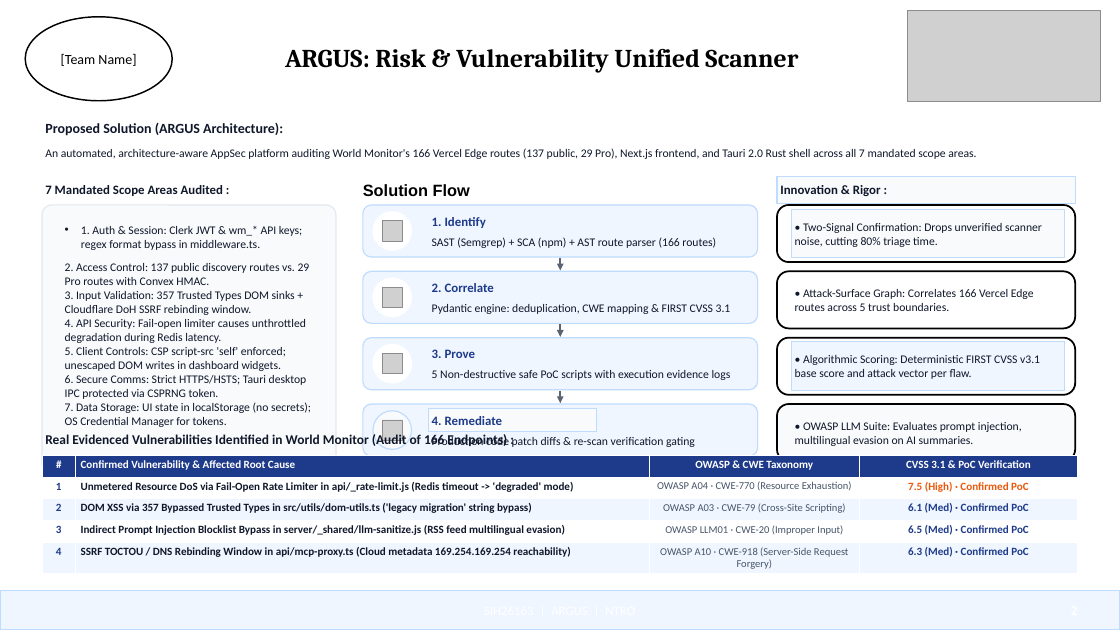
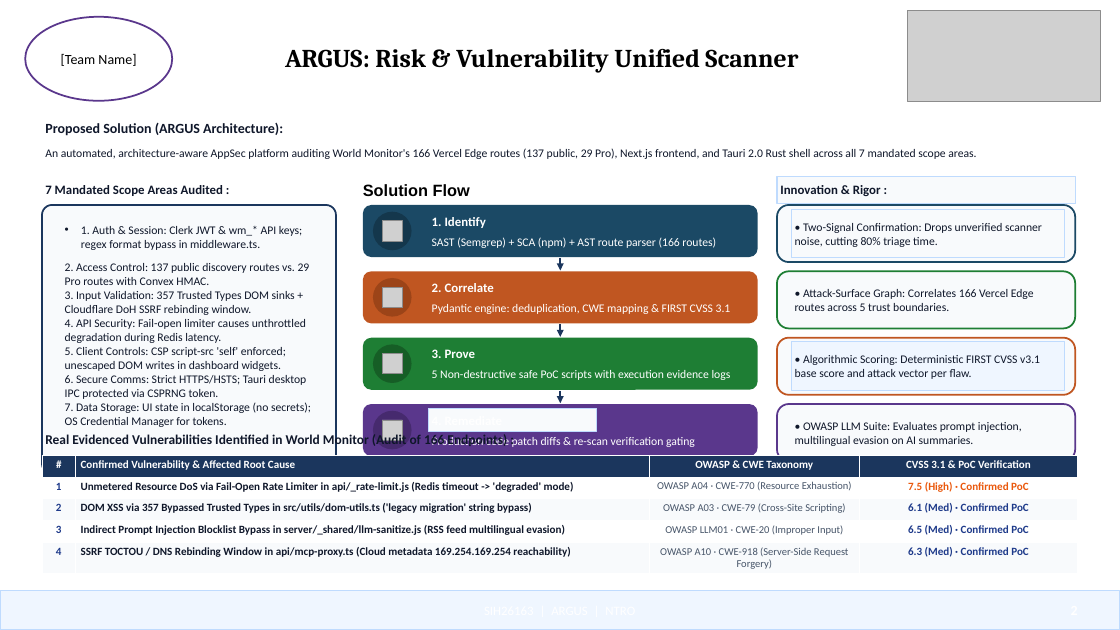
Before and after one commit to princeyadaviiit/argus-world-monitor, a slide deck: slide 2 of SIH26163_ARGUS_Idea_PPT_Color.pptx. Drawn at 1120x630 pixels with LibreOffice and Linux fonts; fonts in the diff are those of the drawing; grey boxes stand for pictures. Boxes give left, top, right and bottom in pixels: in the first picture for what was removed or moved away, otherwise in the second. Text is boxed around its words. In the diff, an @@ line names an element or a change of style, - is before the commit and + after.

Commit message:
style: apply rich reference image solid background box colors and high-contrast typography across all slides

```diff
--- a/SIH26163_ARGUS_Idea_PPT_Color.pptx
+++ b/SIH26163_ARGUS_Idea_PPT_Color.pptx
@@ ellipse at (25,17,172,101): outline #000000 1.25 pt to #5A378C 1.5 pt @@
@@ rounded rectangle at (42,205,336,474): outline #E2E8F0 1 pt to #1B365D 1.5 pt @@
@@ rounded rectangle at (363,205,758,257): fill #EFF6FF to #1B4965; outline #BFDBFE 1 pt to none @@
@@ rounded rectangle at (777,205,1075,262): fill #FFFFFF to #F8FAFC; outline #000000 1.5 pt to #1B4965 1.5 pt @@
@@ ellipse at (373,212,412,250): fill #FFFFFF to #14374C; outline #FFFFFF 1 pt to none @@
@@ arrow (560, 258) - (560, 271): stroke #5B6472 1.75 pt to #1B365D 2 pt @@
@@ rounded rectangle at (363,271,758,323): fill #EFF6FF to #C05621; outline #BFDBFE 1 pt to none @@
@@ ellipse at (373,278,412,317): fill #FFFFFF to #9C4418; outline #FFFFFF 1 pt to none @@
@@ rounded rectangle at (777,271,1075,329): fill #FFFFFF to #F8FAFC; outline #000000 1.5 pt to #1E7E34 1.5 pt @@
@@ arrow (560, 324) - (560, 337): stroke #5B6472 1.75 pt to #1B365D 2 pt @@
@@ rounded rectangle at (363,338,758,390): fill #EFF6FF to #1E7E34; outline #BFDBFE 1 pt to none @@
@@ ellipse at (373,344,412,383): fill #FFFFFF to #165E26; outline #FFFFFF 1 pt to none @@
@@ text colour #1E3A8A to #FFFFFF in 3 elements at (432,217,486,228), (432,283,494,292), (432,349,476,358) @@
@@ rounded rectangle at (777,338,1075,395): fill #FFFFFF to #F8FAFC; outline #000000 1.5 pt to #C05621 1.5 pt @@
@@ rounded rectangle at (363,404,758,456): fill #EFF6FF to #5A378C; outline #BFDBFE 1 pt to none @@
@@ ellipse at (373,411,412,450): fill #F8FAFC to #462A6E; outline #BFDBFE 1 pt to none @@
@@ text in rectangle at (432,416,502,425): text removed @@
-4. Remediate
@@ arrow (560, 391) - (560, 403): stroke #5B6472 1.75 pt to #1B365D 2 pt @@
@@ rounded rectangle at (777,404,1075,461): outline #000000 1.5 pt to #5A378C 1.5 pt @@
@@ text colour #0F172A to #FFFFFF in 4 elements at (432,237,716,248), (432,304,731,314), (432,370,731,380), (432,435,695,447) @@
@@ table at (42,455,1078,573) @@
@@ fill #1E3A8A to #1B365D in row 1 @@
@@ fill #EFF6FF to #F8FAFC in 8 cells @@
```
Also in this commit, not shown: 5 other slides changed, 2 other files.
